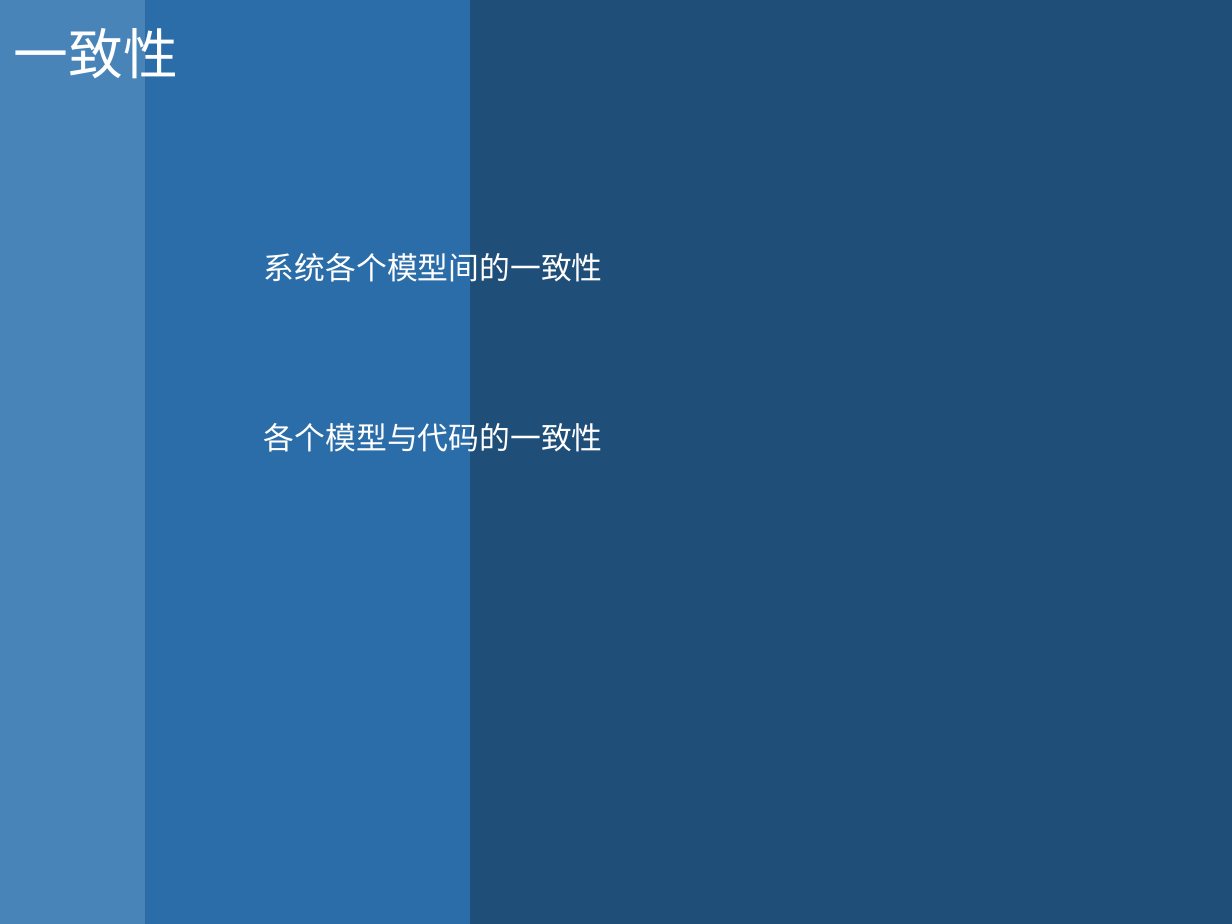
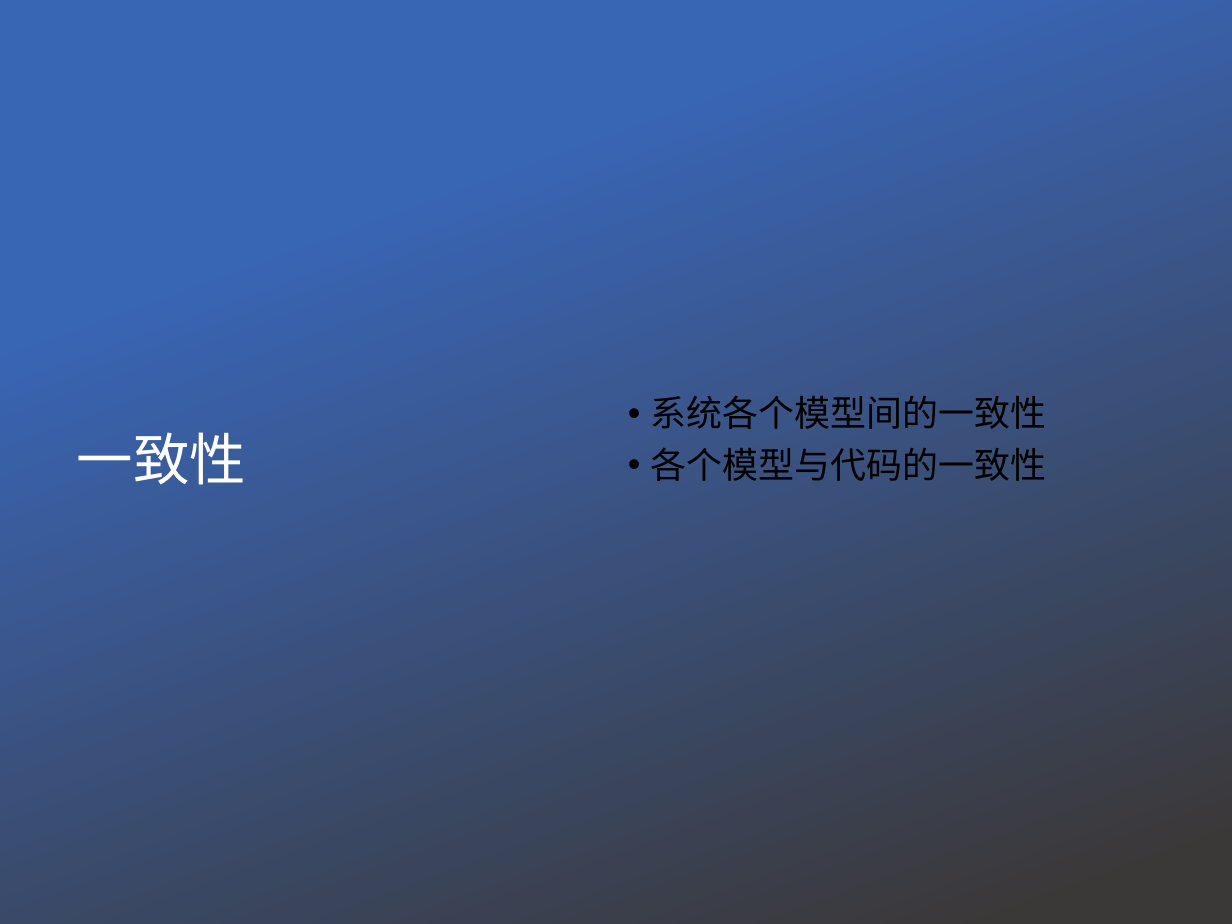
Before and after one commit to PatrickZad/AISRED, a slide deck: slide 22 of TEAM演示.pptx. Drawn at 1232x924 pixels with LibreOffice and Linux fonts; fonts in the diff are those of the drawing; background and template pictures are left out. Boxes give left, top, right and bottom in pixels: in the first picture for what was removed or moved away, otherwise in the second. Text is boxed around its words. In the diff, an @@ line names an element or a change of style, - is before the commit and + after.

```diff
--- a/TEAM演示.pptx
+++ b/TEAM演示.pptx
@@ background #1F4E79 to picture (left out) @@
@@ rectangle removed at (0, 0, 145, 924) @@
@@ rectangle added at (0, 0, 1232, 924), fill gradient #3965B5 to #3B3838 @@
@@ rectangle removed at (145, 0, 471, 924) @@
@@ text removed at (264, 247, 603, 287) @@
-系统各个模型间的一致性
@@ title "一致性": place and size @@
-title "一致性" at (14, 28, 178, 79)
+title "一致性" at (77, 432, 246, 485)
@@ title "一致性" at (77, 432, 246, 485): size 32 to 33 pt; line spacing 1 to 0.9; vertical alignment top to middle @@
@@ text removed at (264, 417, 603, 457) @@
-各个模型与代码的一致性
@@ text added at (651, 396, 1046, 481), 21 pt, text #000000 @@
+• 系统各个模型间的一致性
+• 各个模型与代码的一致性
```
Also in this commit, not shown: 8 other slides changed, 2 slides added, 2 slides removed.
